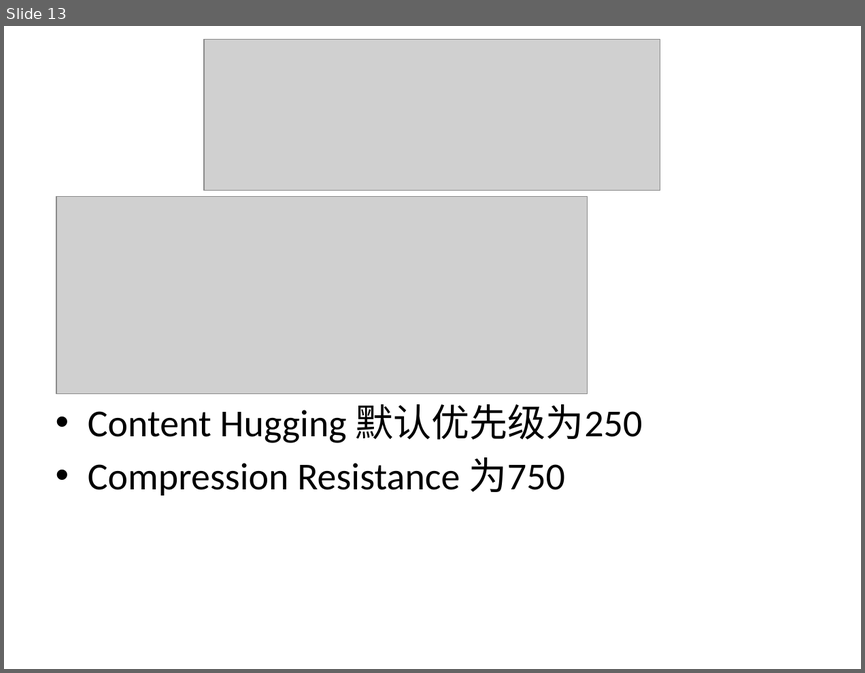
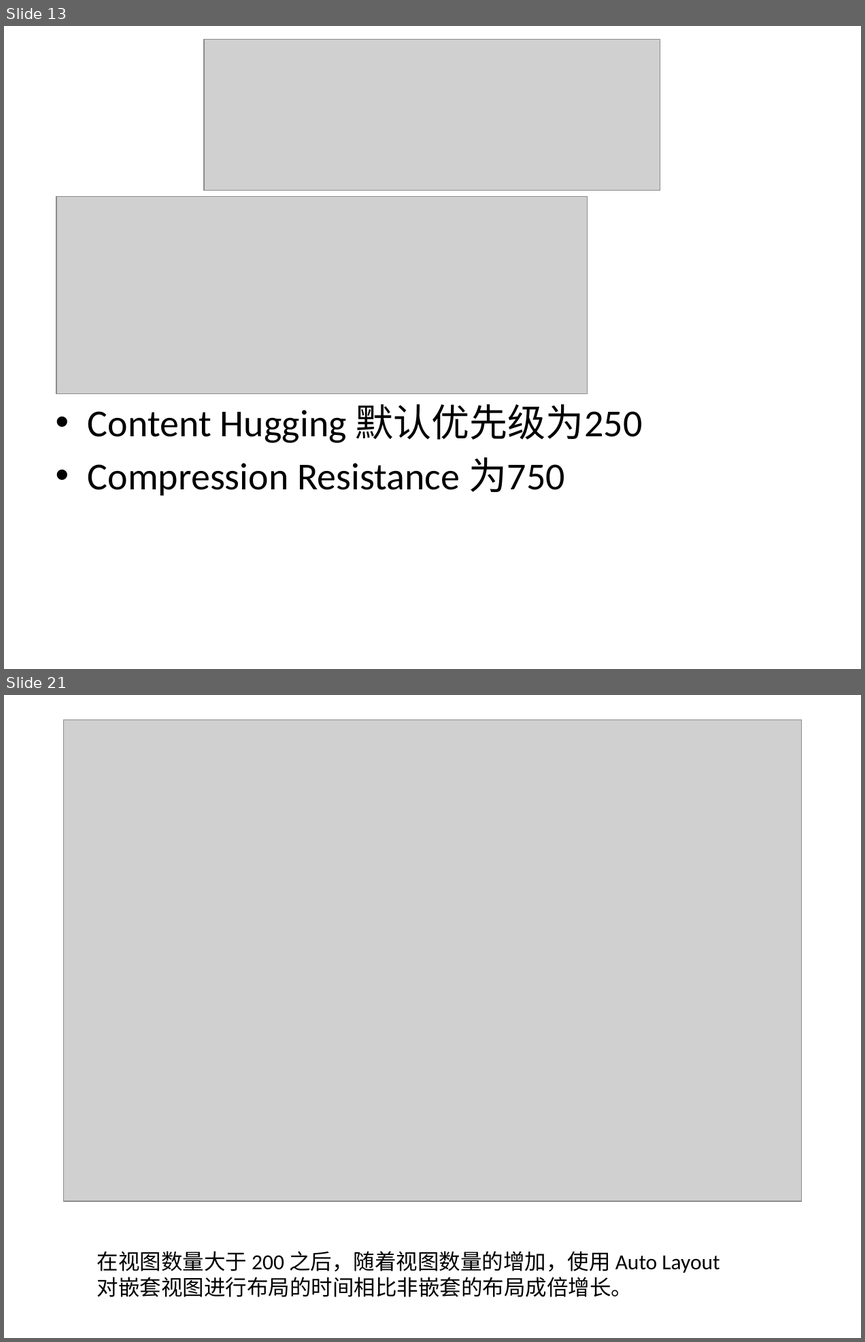
Before and after one commit to diaglamp/AutoLayoutDemo, a slide deck: AutoLayout.pptx. Shown one above the other, each under a label of ours: slide 13 before the commit, slides 13 and 21 after it; the slides between them are not shown. The pictures are 865x673 and 865x1342 pixels, drawn with LibreOffice and Linux fonts; fonts in the diff are those of the drawing; grey boxes stand for pictures. Boxes give left, top, right and bottom in pixels: in the first picture for what was removed or moved away, otherwise in the second. Text is boxed around its words. In the diff, an @@ line names an element or a change of style, - is before the commit and + after.

```diff
--- a/AutoLayout.pptx
+++ b/AutoLayout.pptx
@@ slide 21 added at (4,695,861,1338), background #FFFFFF @@
@@ picture added at (63,720,801,1200) @@
@@ text added at (97,1251,719,1297), 18 pt, text #000000 @@
+在视图数量大于 200 之后，随着视图数量的增加，使用 Auto Layout
+对嵌套视图进行布局的时间相比非嵌套的布局成倍增长。
```
Also in this commit, not shown: 8 other slides added.
